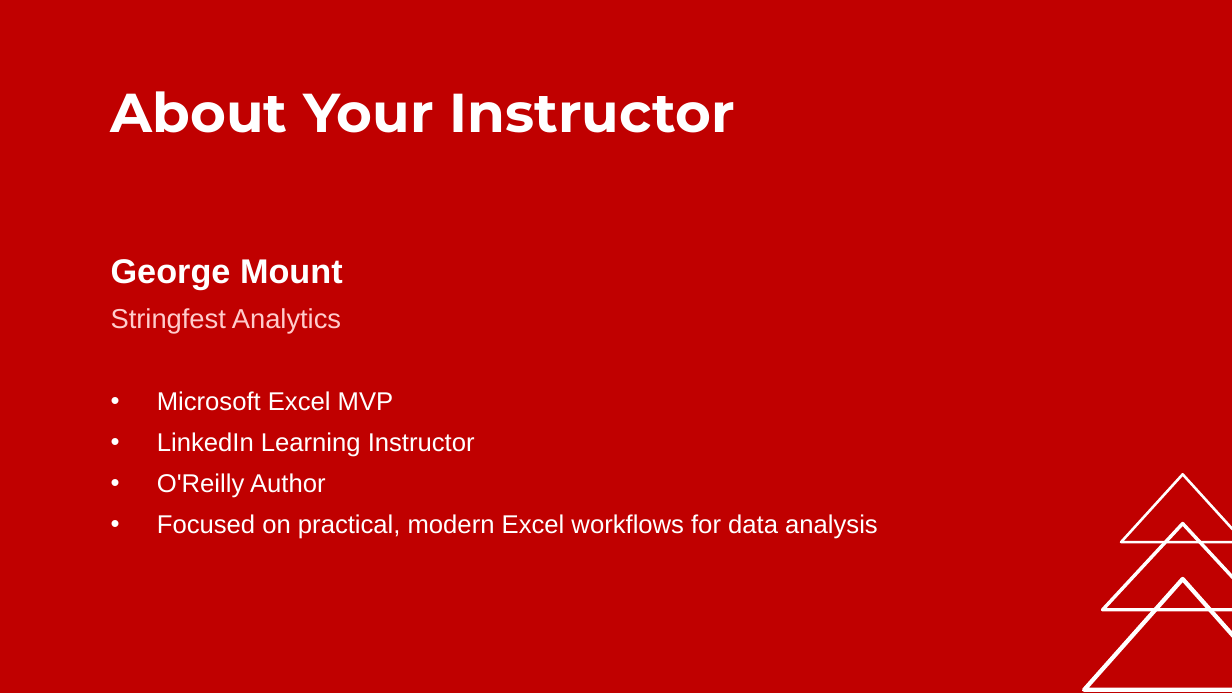
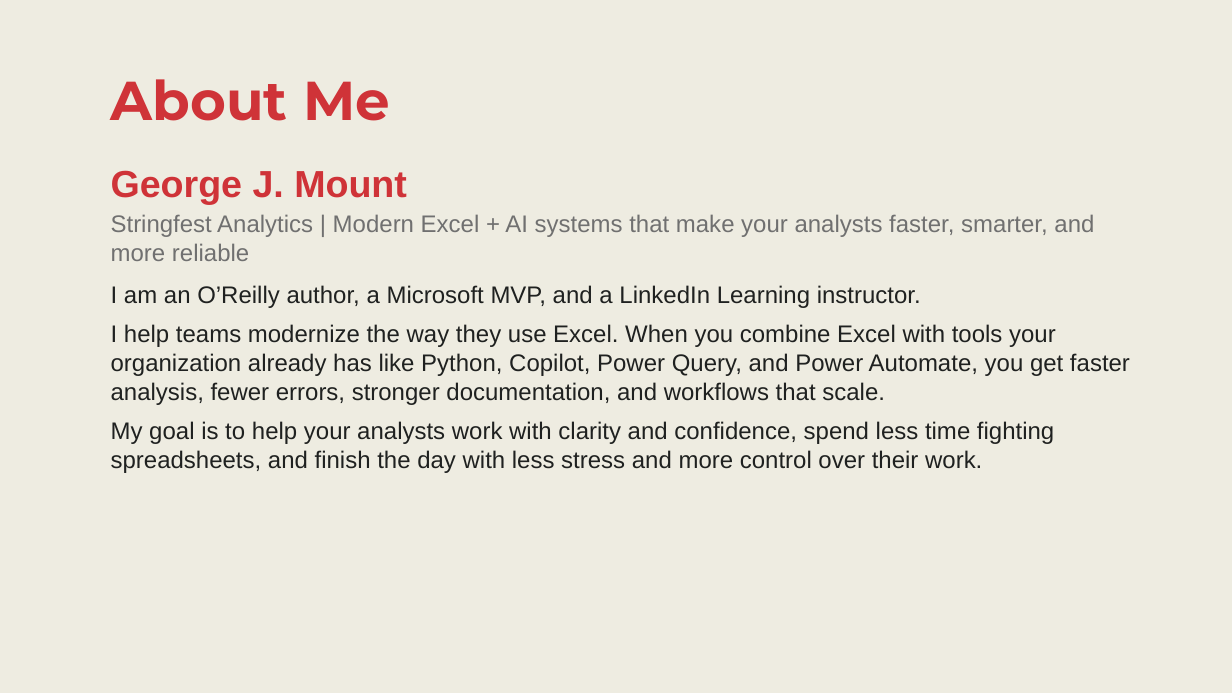
Before and after one commit to stringfestdata/copilot-opus-vs-claude-excel-addin, a slide deck: slide 2 of Copilot vs Claude Slides.pptx. Drawn at 1232x693 pixels with LibreOffice and Linux fonts; fonts in the diff are those of the drawing. Boxes give left, top, right and bottom in pixels: in the first picture for what was removed or moved away, otherwise in the second. Text is boxed around its words. In the diff, an @@ line names an element or a change of style, - is before the commit and + after.

```diff
--- a/Copilot vs Claude Slides.pptx
+++ b/Copilot vs Claude Slides.pptx
@@ background #C00000 to #EEECE1 @@
@@ text at bbox=[111, 79, 390, 121]: text changed; text colour #FFFFFF to #CF3338 @@
-About Your Instructor
+About Me
@@ text "George J. Mount" at bbox=[111, 170, 1130, 473]: vertical alignment middle to top @@
@@ text at bbox=[111, 170, 1130, 473]: text changed; size 15 to 14 pt; text colour #FFFFFF to #1F2120 @@
-George Mount
-Stringfest Analytics
-• Microsoft Excel MVP
-• LinkedIn Learning Instructor
-• O'Reilly Author
-• Focused on practical, modern Excel workflows for data analysis
+George J. Mount
+Stringfest Analytics | Modern Excel + AI systems that make your analysts faster, smarter, and more reliable
+I am an O’Reilly author, a Microsoft MVP, and a LinkedIn Learning instructor.
+I help teams modernize the way they use Excel. When you combine Excel with tools your organization already has like Python, Copilot, Power Query, and Power Automate, you get faster analysis, fewer errors, stronger documentation, and workflows that scale.
+My goal is to help your analysts work with clarity and confidence, spend less time fighting spreadsheets, and finish the day with less stress and more control over their work.
@@ triangle removed at bbox=[1121, 474, 1232, 542] @@
@@ triangle removed at bbox=[1103, 524, 1232, 610] @@
@@ triangle removed at bbox=[1084, 579, 1232, 690] @@
```
Also in this commit, not shown: 24 other slides changed, 5 other files.
